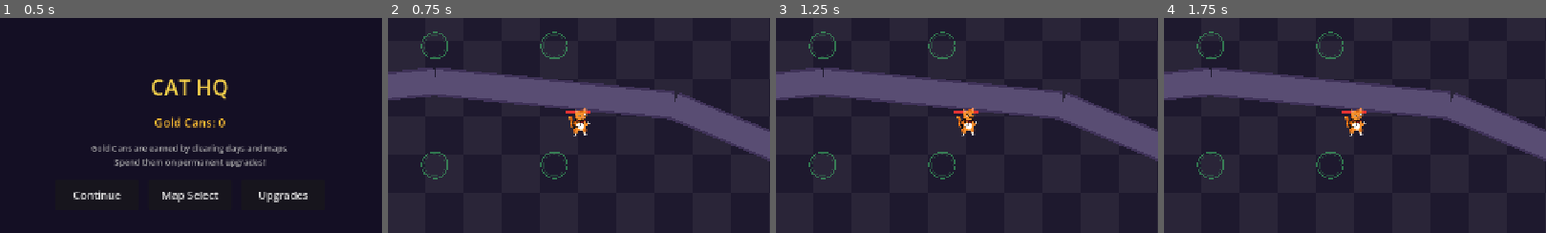
Above: before the commit, frames 1-4 (left to right).
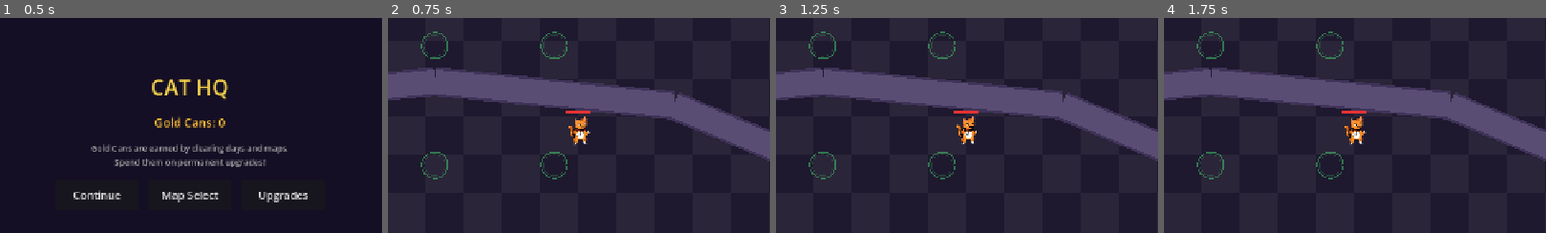
Above: after the commit, the same moments.

Repository: ChungRyong/operation-cat-mosphere
Game: Godot game, scene res://scenes/level/main.tscn
Same seed, same stepped clock (60 frames per second), same inputs: the game is played once before the commit and once after it.
Inputs:
- Up to frame 1 (0.5 s): no input
- Up to frame 2 (0.75 s): click "Continue" at 0.5 s
- Up to frame 3 (1.25 s): no input
- Up to frame 4 (1.75 s): click "x1" at 1.25 s
The pictures show only the part of the screen within x 25-75%, y 21-71%; the shares and areas given below are measured in that part.

Frame 1 is identical in both runs. In frame 2, 0.6% of the frame differs, in the area x 47-53%, y 41-59%; in frame 3, 0.6%; in frame 4, 0.6%.

Commit message:
Add enemy sprite textures and fix hero walk animation
- Add 64x64 transparent sprites for all enemies (MiniSlime, JellyCarrier,
  LaserPointer, MirrorCraft, SteelCanGate) and link textures in .tres files
- Fix walk sprite sheet frame alignment (frames were offset by 1 cell)
- Add SPRITE_Y_OFFSET to hero sprite positioning

Co-Authored-By: Claude Opus 4.6 <noreply@anthropic.com>

Diff:
--- a/resources/enemies/jelly_carrier.tres
+++ b/resources/enemies/jelly_carrier.tres
@@ -1,7 +1,8 @@
-[gd_resource type="Resource" script_class="EnemyData" load_steps=3 format=3]
+[gd_resource type="Resource" script_class="EnemyData" load_steps=4 format=3]
 
 [ext_resource type="Script" path="res://scripts/enemy_data.gd" id="1"]
 [ext_resource type="Resource" path="res://resources/enemies/mini_slime.tres" id="2"]
+[ext_resource type="Texture2D" path="res://assets/sprites/enemies/JellyCarrier_Concept.png" id="3"]
 
 [resource]
 script = ExtResource("1")
@@ -13,6 +14,7 @@
 essence_reward = 10
 color = Color(0.2, 0.7, 0.2, 1.0)
 radius = 24.0
+texture = ExtResource("3")
 spawn_on_death = ExtResource("2")
 spawn_count = 5
 attacks_towers = false
--- a/resources/enemies/laser_pointer.tres
+++ b/resources/enemies/laser_pointer.tres
@@ -1,6 +1,7 @@
-[gd_resource type="Resource" script_class="EnemyData" load_steps=2 format=3]
+[gd_resource type="Resource" script_class="EnemyData" load_steps=3 format=3]
 
 [ext_resource type="Script" path="res://scripts/enemy_data.gd" id="1"]
+[ext_resource type="Texture2D" path="res://assets/sprites/enemies/LaserPointer_Concept.png" id="2"]
 
 [resource]
 script = ExtResource("1")
@@ -12,6 +13,7 @@
 essence_reward = 15
 color = Color(1.0, 0.3, 0.3, 1.0)
 radius = 16.0
+texture = ExtResource("2")
 spawn_count = 0
 attacks_towers = false
 tower_damage = 0.0
--- a/resources/enemies/mini_slime.tres
+++ b/resources/enemies/mini_slime.tres
@@ -1,6 +1,7 @@
-[gd_resource type="Resource" script_class="EnemyData" load_steps=2 format=3]
+[gd_resource type="Resource" script_class="EnemyData" load_steps=3 format=3]
 
 [ext_resource type="Script" path="res://scripts/enemy_data.gd" id="1"]
+[ext_resource type="Texture2D" uid="uid://blv734vrp3a3f" path="res://assets/sprites/enemies/MiniSlime_Concept.png" id="2"]
 
 [resource]
 script = ExtResource("1")
@@ -12,6 +13,7 @@
 essence_reward = 0
 color = Color(0.5, 1.0, 0.5, 1.0)
 radius = 8.0
+texture = ExtResource("2")
 spawn_count = 0
 attacks_towers = false
 tower_damage = 0.0
--- a/resources/enemies/mirror_craft.tres
+++ b/resources/enemies/mirror_craft.tres
@@ -1,6 +1,7 @@
-[gd_resource type="Resource" script_class="EnemyData" load_steps=2 format=3]
+[gd_resource type="Resource" script_class="EnemyData" load_steps=3 format=3]
 
 [ext_resource type="Script" path="res://scripts/enemy_data.gd" id="1"]
+[ext_resource type="Texture2D" path="res://assets/sprites/enemies/MirrorCraft_Concept.png" id="2"]
 
 [resource]
 script = ExtResource("1")
@@ -12,6 +13,7 @@
 essence_reward = 20
 color = Color(0.8, 0.8, 1.0, 1.0)
 radius = 18.0
+texture = ExtResource("2")
 spawn_count = 0
 attacks_towers = false
 tower_damage = 0.0
--- a/resources/enemies/steel_can_gate.tres
+++ b/resources/enemies/steel_can_gate.tres
@@ -1,6 +1,7 @@
-[gd_resource type="Resource" script_class="EnemyData" load_steps=2 format=3]
+[gd_resource type="Resource" script_class="EnemyData" load_steps=3 format=3]
 
 [ext_resource type="Script" path="res://scripts/enemy_data.gd" id="1"]
+[ext_resource type="Texture2D" uid="uid://dk6vuhuhmhr70" path="res://assets/sprites/enemies/SteelCanGate_Concept.png" id="2"]
 
 [resource]
 script = ExtResource("1")
@@ -12,6 +13,7 @@
 essence_reward = 50
 color = Color(0.5, 0.5, 0.5, 1.0)
 radius = 30.0
+texture = ExtResource("2")
 spawn_count = 0
 attacks_towers = true
 tower_damage = 50.0
--- a/scenes/hero/hero.tscn
+++ b/scenes/hero/hero.tscn
@@ -12,4 +12,4 @@
 shape = SubResource("CircleShape2D_1")
 
 [node name="Sprite" type="AnimatedSprite2D" parent="." unique_id=430947184]
-position = Vector2(0, -32)
+position = Vector2(0, -17)
--- a/scripts/hero.gd
+++ b/scripts/hero.gd
@@ -50,6 +50,7 @@
 
 const IDLE_BASE_SCALE: float = 1.0
 const IDLE_IMG_HALF_H: float = 32.0
+const SPRITE_Y_OFFSET: float = 15.0
 const SQUASH_FACTOR: Vector2 = Vector2(1.1, 0.9)
 const STRETCH_FACTOR: Vector2 = Vector2(0.95, 1.05)
 const SQUASH_STRETCH_TIME: float = 0.35
@@ -185,7 +186,7 @@
 	_sprite.sprite_frames = sf
 	_sprite.flip_h = true
 	_sprite.scale = Vector2(IDLE_BASE_SCALE, IDLE_BASE_SCALE)
-	_sprite.position.y = -IDLE_IMG_HALF_H * IDLE_BASE_SCALE
+	_sprite.position.y = -IDLE_IMG_HALF_H * IDLE_BASE_SCALE + SPRITE_Y_OFFSET
 	_sprite.play("idle")
 	_start_idle_squash_stretch()
 
@@ -204,12 +205,12 @@
 		if _current_anim == "idle":
 			var s := IDLE_BASE_SCALE
 			_sprite.scale = Vector2(s, s)
-			_sprite.position = Vector2(0, -IDLE_IMG_HALF_H * s)
+			_sprite.position = Vector2(0, -IDLE_IMG_HALF_H * s + SPRITE_Y_OFFSET)
 			_start_idle_squash_stretch()
 		else:
 			_stop_idle_squash_stretch()
 			_sprite.scale = Vector2.ONE
-			_sprite.position = Vector2(0, -32)
+			_sprite.position = Vector2(0, -IDLE_IMG_HALF_H + SPRITE_Y_OFFSET)
 
 
 func _start_idle_squash_stretch() -> void:
@@ -217,9 +218,9 @@
 	var base := Vector2(IDLE_BASE_SCALE, IDLE_BASE_SCALE)
 	var squash := base * SQUASH_FACTOR
 	var stretch := base * STRETCH_FACTOR
-	var base_y := -IDLE_IMG_HALF_H * base.y
-	var squash_y := -IDLE_IMG_HALF_H * squash.y
-	var stretch_y := -IDLE_IMG_HALF_H * stretch.y
+	var base_y := -IDLE_IMG_HALF_H * base.y + SPRITE_Y_OFFSET
+	var squash_y := -IDLE_IMG_HALF_H * squash.y + SPRITE_Y_OFFSET
+	var stretch_y := -IDLE_IMG_HALF_H * stretch.y + SPRITE_Y_OFFSET
 	var dur := SQUASH_STRETCH_TIME
 	_idle_tween = create_tween().set_loops()
 	_idle_tween.tween_property(_sprite, "scale", squash, dur).set_ease(Tween.EASE_IN_OUT).set_trans(Tween.TRANS_SINE)
Binary file added: assets/sprites/enemies/JellyCarrier_Concept.png
Binary file added: assets/sprites/enemies/LaserPointer_Concept.png
Binary file added: assets/sprites/enemies/MiniSlime_Concept.png
Binary file added: assets/sprites/enemies/MirrorCraft_Concept.png
Binary file added: assets/sprites/enemies/SteelCanGate_Concept.png
Binary file changed: assets/sprites/hero/cheese_cat_walk.png
